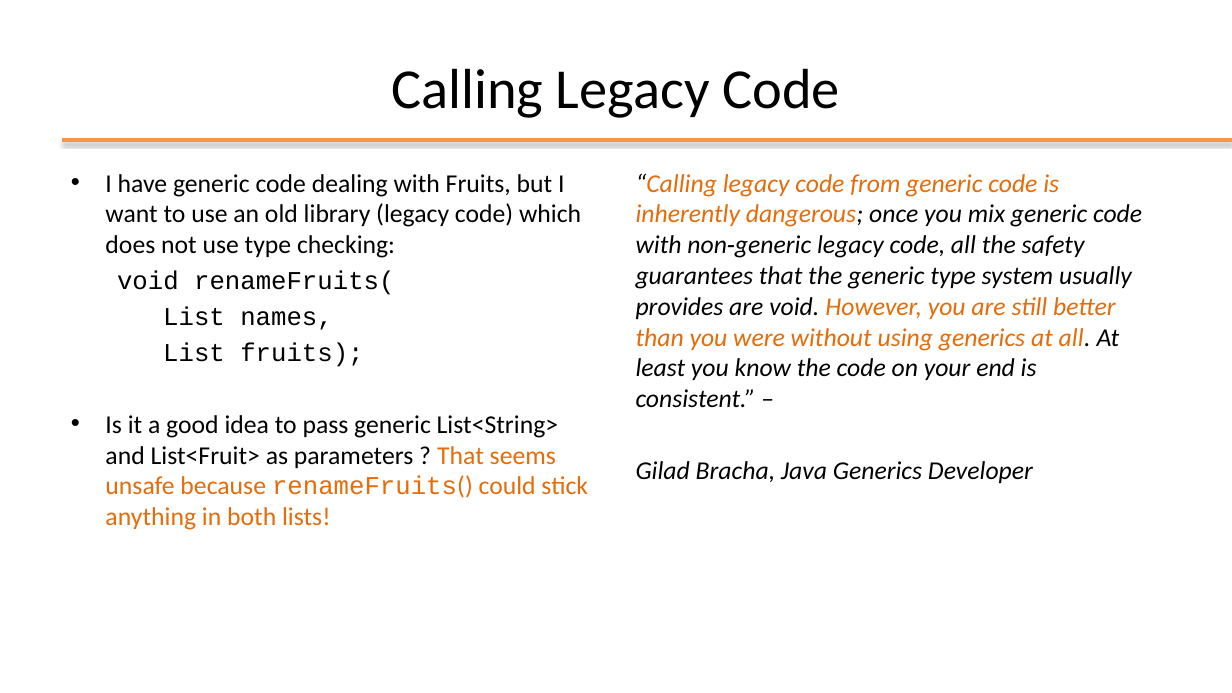
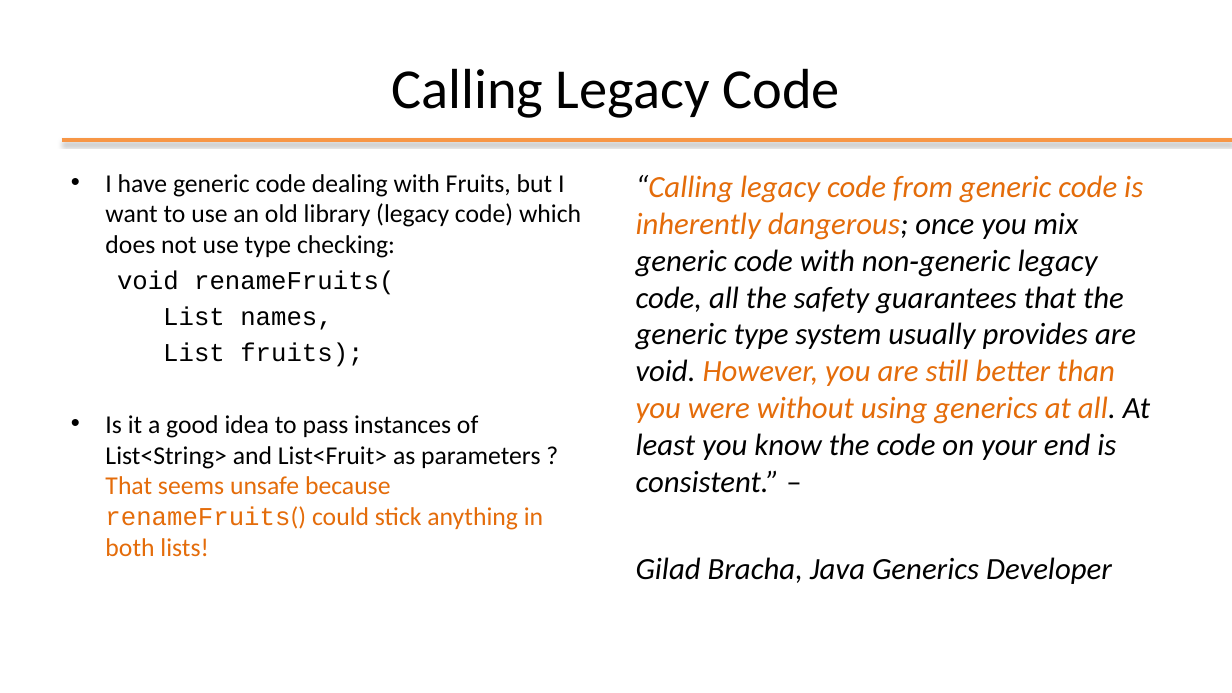
Before and after one commit to plctechnician/ooprogramming, a slide deck: slide 21 of java/slides/ppt/05 - Java Generic Data Structures.pptx. Drawn at 1232x693 pixels with LibreOffice and Linux fonts; fonts in the diff are those of the drawing; background and template pictures are left out. Boxes give left, top, right and bottom in pixels: in the first picture for what was removed or moved away, otherwise in the second. Text is boxed around its words. In the diff, an @@ line names an element or a change of style, - is before the commit and + after.

```diff
--- a/java/slides/ppt/05 - Java Generic Data Structures.pptx
+++ b/java/slides/ppt/05 - Java Generic Data Structures.pptx
@@ text "“Calling legacy code from generic ..." at [636, 175, 1150, 584]: size 20 to 24 pt @@
@@ text at [105, 415, 543, 557]: text changed; text colour #E46C0A to #000000 @@
-• Is it a good idea to pass generic List<String> and List<Fruit> as parameters ? That seems unsafe because renameFruits() could stick anything in both lists!
+• Is it a good idea to pass instances of List<String> and List<Fruit> as parameters ? That seems unsafe because renameFruits() could stick anything in both lists!
```
Also in this commit, not shown: 7 other slides changed, 8 other files.
